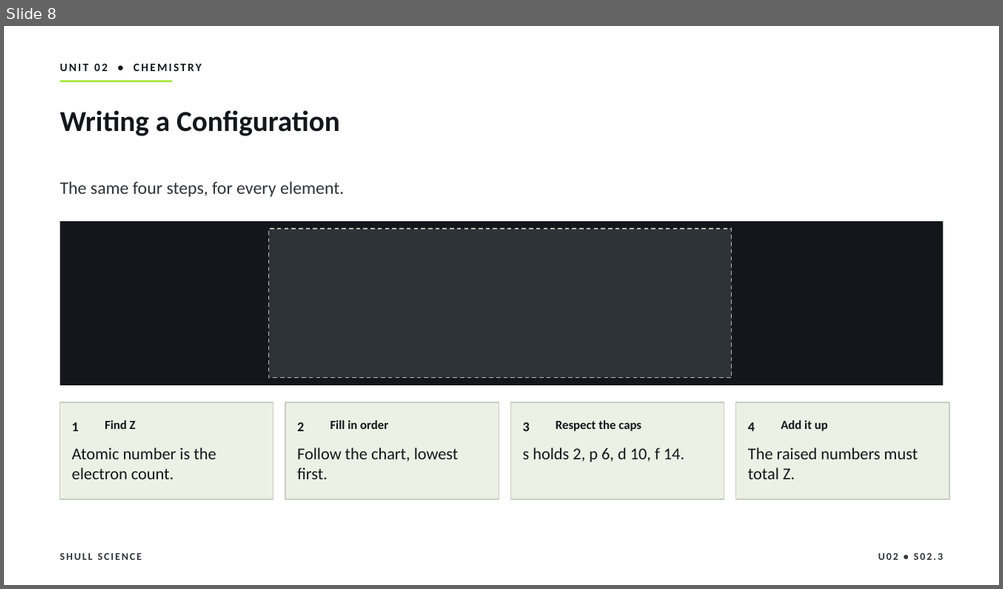
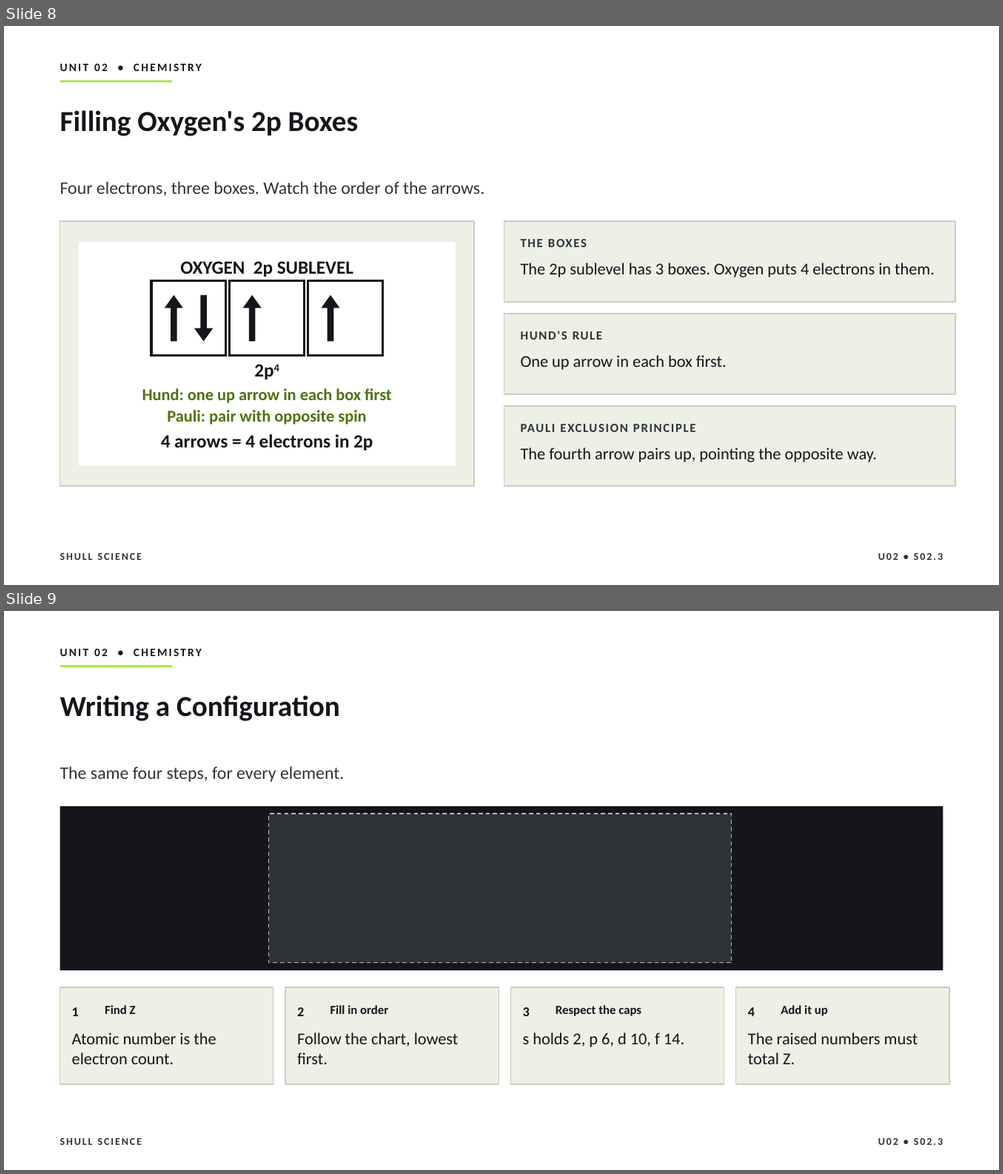
Before and after one commit to Hayabusa015/WorkWork, a slide deck: deliverables/chem-u02/SHULL_CHEM_Slides_U02_S02.3.pptx. Shown one above the other, each under a label of ours: slide 8 before the commit, slides 8 and 9 after it. The pictures are 1003x589 and 1003x1174 pixels, drawn with LibreOffice and Linux fonts; fonts in the diff are those of the drawing. Boxes give left, top, right and bottom in pixels: in the first picture for what was removed or moved away, otherwise in the second. Text is boxed around its words. In the diff, an @@ line names an element or a change of style, - is before the commit and + after.

```diff
--- a/deliverables/chem-u02/SHULL_CHEM_Slides_U02_S02.3.pptx
+++ b/deliverables/chem-u02/SHULL_CHEM_Slides_U02_S02.3.pptx
@@ slide 8 added at bbox=[4, 26, 999, 585], background #FFFFFF; not listed: 2 template elements that a slide beside it also shows @@
@@ text added at bbox=[60, 64, 202, 71], 11 pt, text #14161B, bold @@
+UNIT 02 • CHEMISTRY
@@ title added at bbox=[60, 110, 358, 136], 28 pt, text #14161B, bold @@
+Filling Oxygen's 2p Boxes
@@ text added at bbox=[60, 181, 484, 196], 17 pt, text #2E3338 @@
+Four electrons, three boxes. Watch the order of the arrows.
@@ rectangle added at bbox=[60, 221, 474, 486], fill #EDF0E5, outline #C8CDC2 1 pt @@
@@ rectangle added at bbox=[504, 221, 956, 302], fill #EDF0E5, outline #C8CDC2 1 pt @@
@@ rectangle added at bbox=[79, 242, 455, 466], fill #FFFFFF @@
@@ text added at bbox=[521, 239, 543, 247], 12 pt, text #2E3338, bold @@
+THE BOXES
@@ text added at bbox=[521, 263, 934, 278], 16 pt, text #14161B @@
+The 2p sublevel has 3 boxes. Oxygen puts 4 electrons in them.
@@ up arrow added at bbox=[165, 295, 183, 341], fill #14161B @@
@@ down arrow added at bbox=[194, 295, 213, 341], fill #14161B @@
@@ up arrow added at bbox=[243, 295, 262, 341], fill #14161B @@
@@ up arrow added at bbox=[321, 295, 340, 341], fill #14161B @@
@@ rectangle added at bbox=[504, 314, 956, 395], fill #EDF0E5, outline #C8CDC2 1 pt @@
@@ text added at bbox=[521, 331, 602, 340], 12 pt, text #2E3338, bold @@
+HUND'S RULE
@@ text added at bbox=[521, 355, 726, 370], 16 pt, text #14161B @@
+One up arrow in each box first.
@@ group added at bbox=[144, 261, 390, 381]: 3 rectangles, 2 texts @@
+OXYGEN 2p SUBLEVEL
+2p4
@@ text added at bbox=[142, 389, 391, 403], 16 pt, text #4D730E, bold @@
+Hund: one up arrow in each box first
@@ text added at bbox=[167, 410, 366, 425], 16 pt, text #4D730E, bold @@
+Pauli: pair with opposite spin
@@ rectangle added at bbox=[504, 406, 956, 486], fill #EDF0E5, outline #C8CDC2 1 pt @@
@@ text added at bbox=[521, 420, 939, 438], 12 pt, text #2E3338, bold @@
+PAULI EXCLUSION PRINCIPLE
@@ text added at bbox=[161, 434, 373, 451], 18 pt, text #14161B, bold @@
+4 arrows = 4 electrons in 2p
@@ text added at bbox=[521, 448, 876, 463], 16 pt, text #14161B @@
+The fourth arrow pairs up, pointing the opposite way.
@@ text added at bbox=[878, 554, 942, 560], 10 pt, text #2E3338, bold @@
+U02 • S02.3
@@ what was slide 8 is now slide 9 @@
```
Also in this commit, not shown: 3 slides changed, 5 other files.
